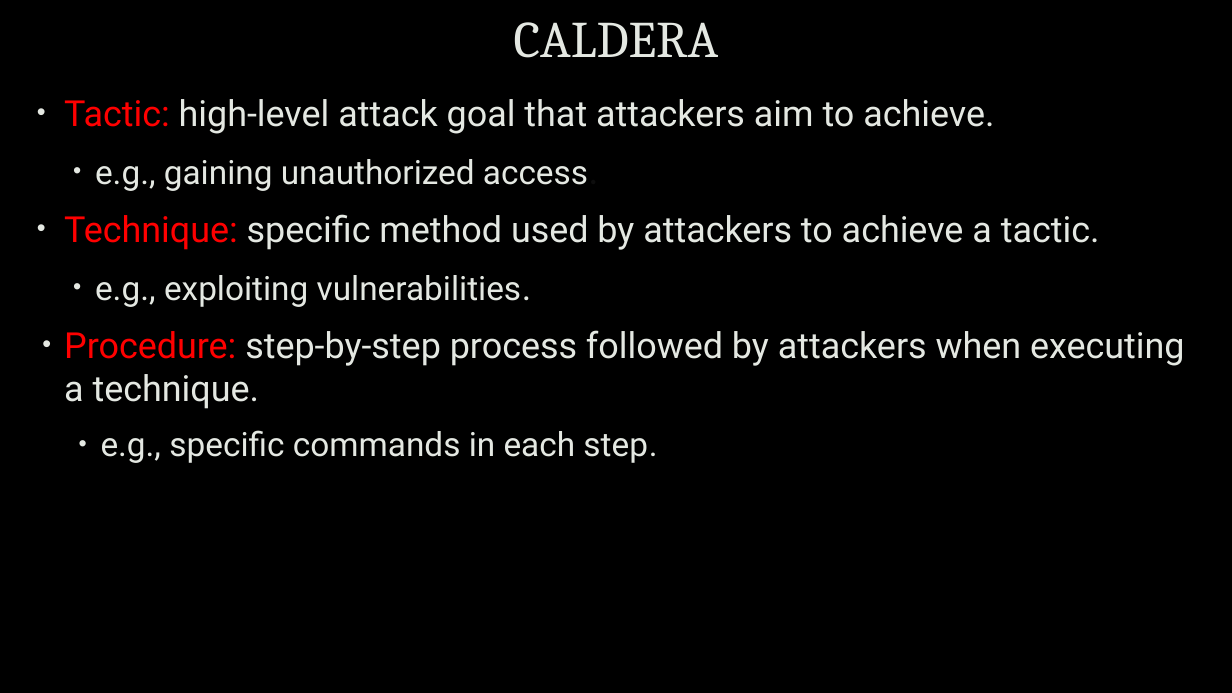
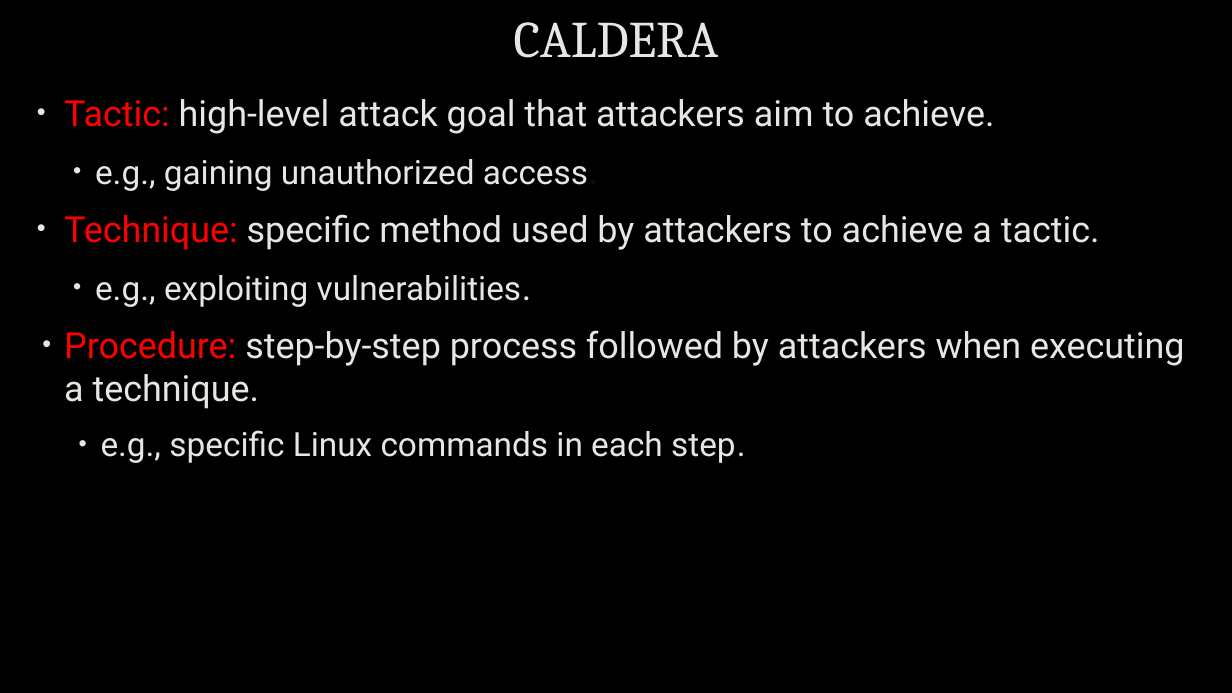
Before and after one commit to uwacyber/cits1003, a slide deck: slide 42 of cits1003-lecture_slides/CITS1003-7 Incidents-exercises.pptx (slide 12 before the commit). Drawn at 1232x693 pixels with LibreOffice and Linux fonts; fonts in the diff are those of the drawing; background and template pictures are left out. Boxes give left, top, right and bottom in pixels: in the first picture for what was removed or moved away, otherwise in the second. Text is boxed around its words. In the diff, an @@ line names an element or a change of style, - is before the commit and + after.

```diff
--- a/cits1003-lecture_slides/CITS1003-7 Incidents-exercises.pptx
+++ b/cits1003-lecture_slides/CITS1003-7 Incidents-exercises.pptx
@@ text at (x1=101, y1=430, x2=745, y2=463): text changed @@
-      • e.g., specific commands in each step.
+      • e.g., specific Linux commands in each step.
```
Also in this commit, not shown: 3 other slides changed, 1 slide added, 1 slide removed.
